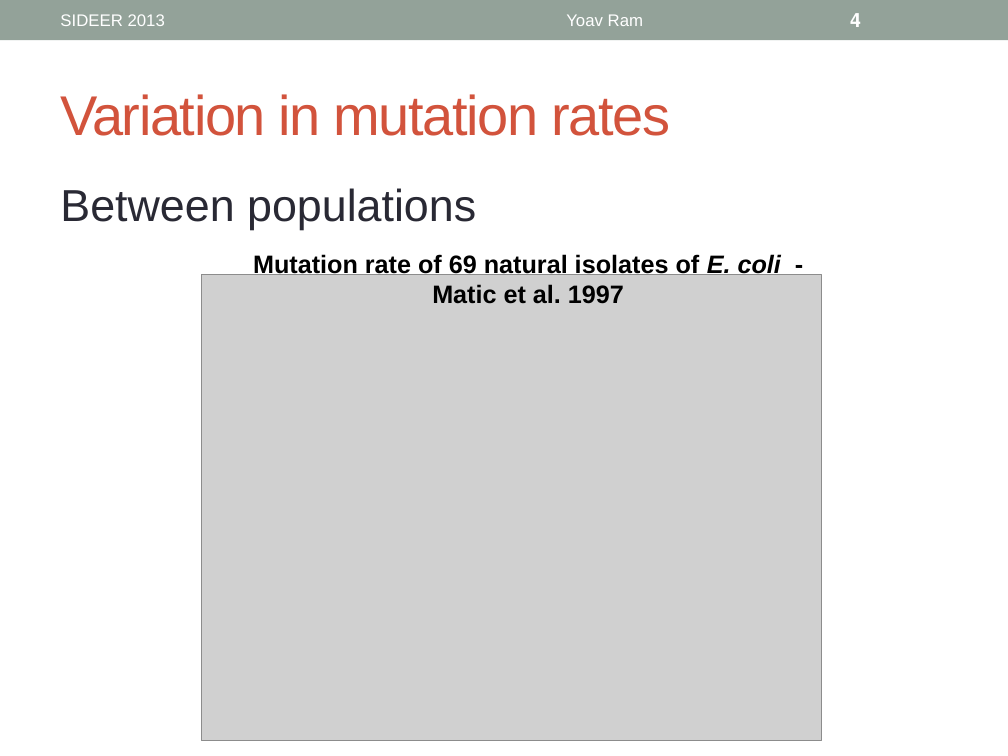
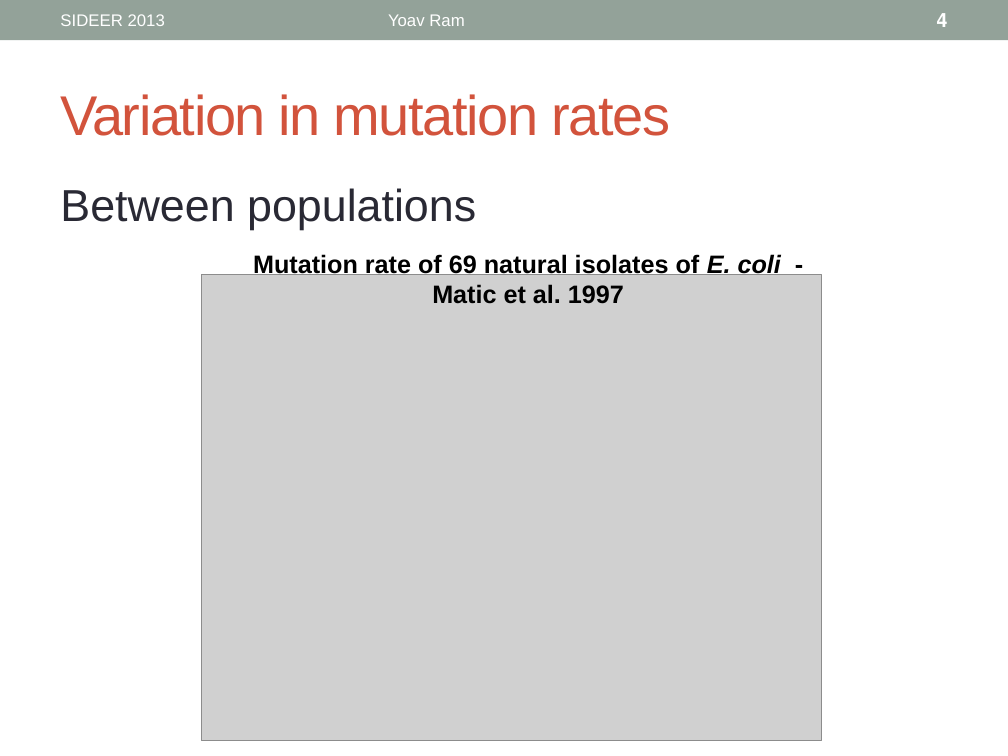
Before and after one commit to yoavram/SIDEER2013, a slide deck: slide 4 of presentation.pptx. Drawn at 1008x756 pixels with LibreOffice and Linux fonts; fonts in the diff are those of the drawing; grey boxes stand for pictures. Boxes give left, top, right and bottom in pixels: in the first picture for what was removed or moved away, otherwise in the second. Text is boxed around its words. In the diff, an @@ line names an element or a change of style, - is before the commit and + after.

```diff
--- a/presentation.pptx
+++ b/presentation.pptx
@@ text "Yoav Ram" at box(388, 14, 464, 26): alignment centre to left @@
@@ page number at box(937, 13, 948, 27): alignment left to right @@
```
Also in this commit, not shown: 2 other slides changed, 9 slides added.
